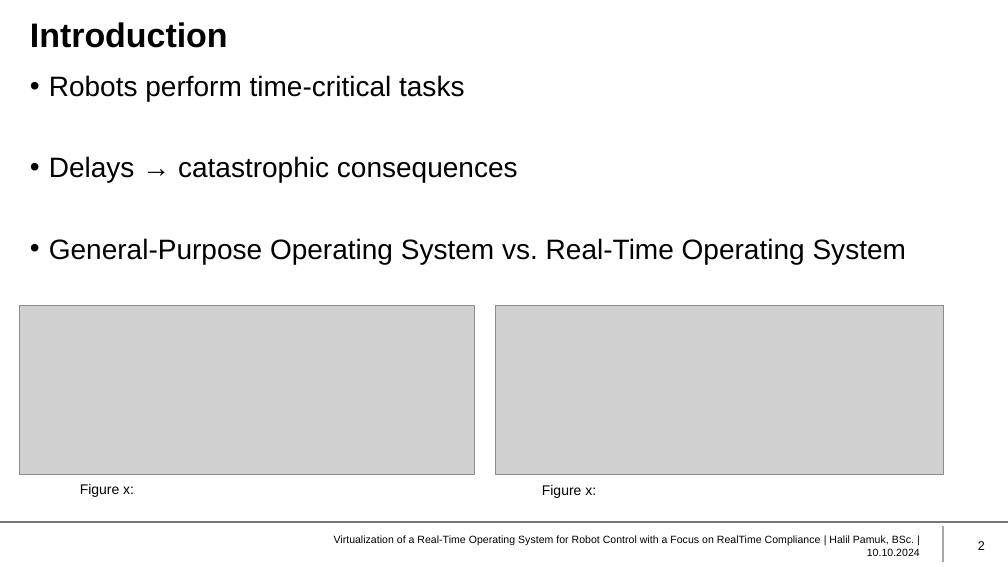
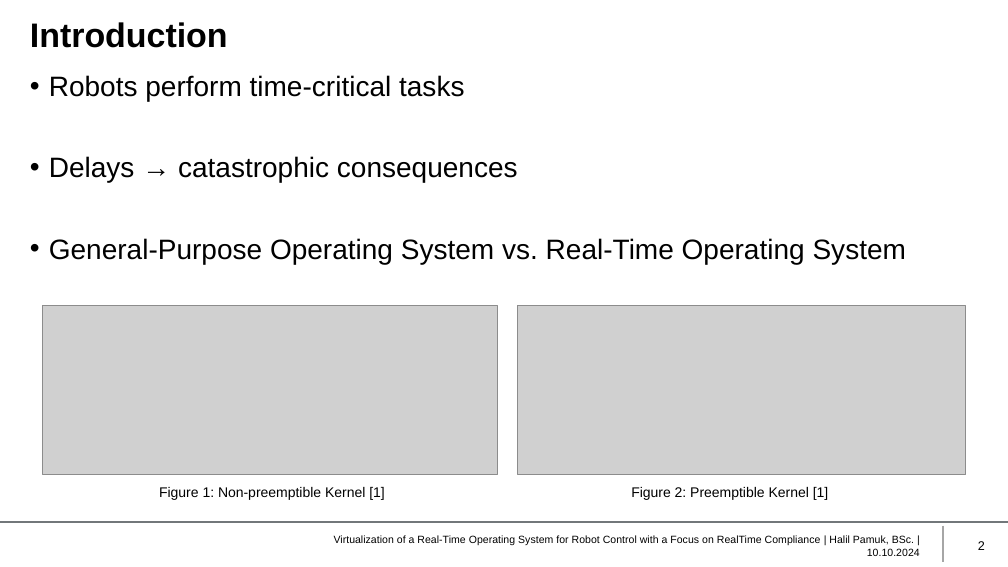
Before and after one commit to HIP24/Masterarbeit, a slide deck: slide 2 of Masterprüfung/Presentation/Presentation.pptx. Drawn at 1008x567 pixels with LibreOffice and Linux fonts; fonts in the diff are those of the drawing; grey boxes stand for pictures; background and template pictures are left out. Boxes give left, top, right and bottom in pixels: in the first picture for what was removed or moved away, otherwise in the second. Text is boxed around its words. In the diff, an @@ line names an element or a change of style, - is before the commit and + after.

```diff
--- a/Masterprüfung/Presentation/Presentation.pptx
+++ b/Masterprüfung/Presentation/Presentation.pptx
@@ picture: place and size @@
-picture at <box>20,305,475,475</box>
+picture at <box>42,305,497,475</box>
@@ picture: place and size @@
-picture at <box>495,305,943,475</box>
+picture at <box>518,305,967,475</box>
@@ text at <box>159,487,385,500</box>: text changed @@
-Figure x:
+Figure 1: Non-preemptible Kernel [1]
@@ text removed at <box>542,485,596,498</box> @@
-Figure x:
@@ text added at <box>631,487,829,500</box>, 10 pt, text #000000 @@
+Figure 2: Preemptible Kernel [1]
```
Also in this commit, not shown: 5 other slides changed, 1 other file.
